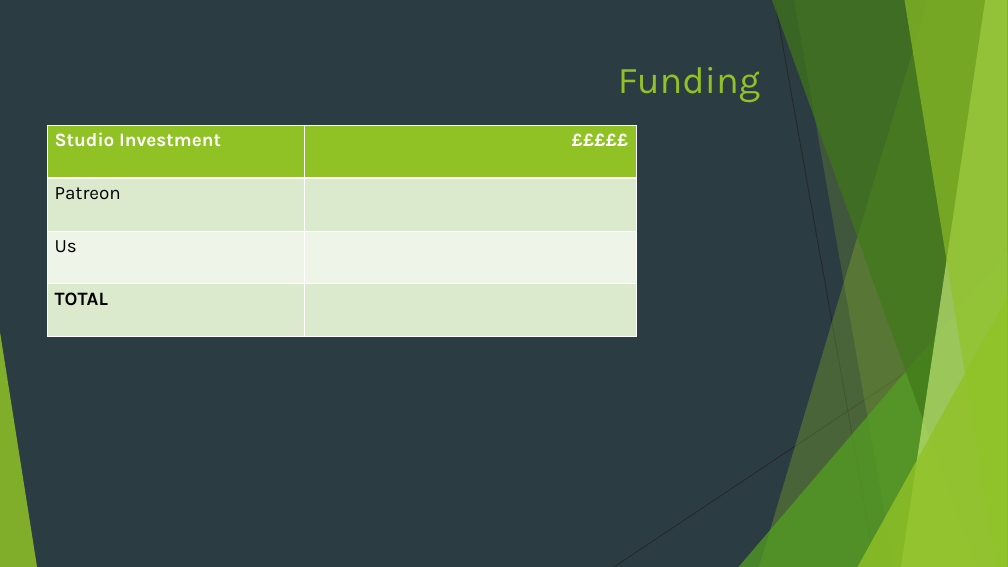
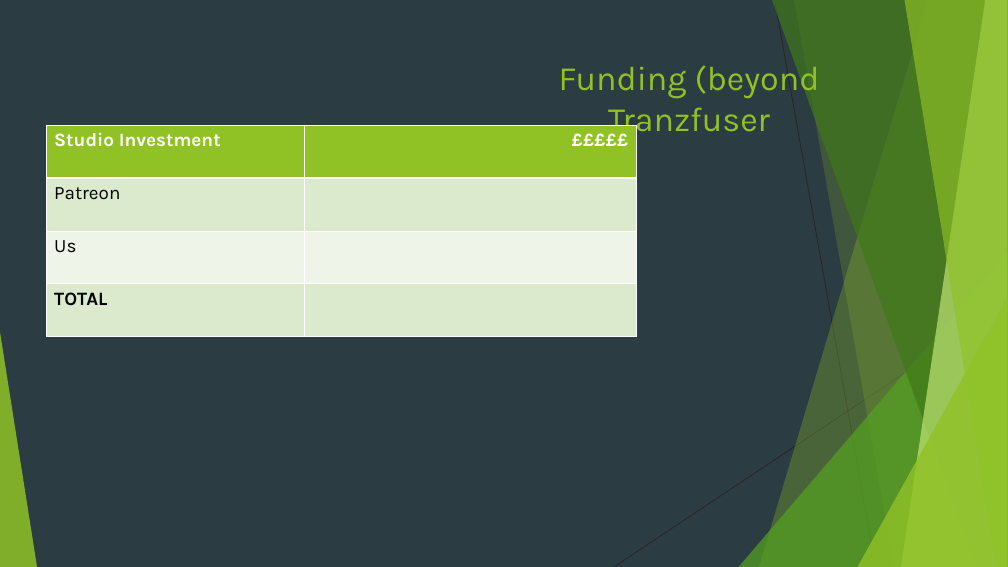
Before and after one commit to Pilokio/Tranzfuser, a slide deck: slide 11 of Virtual Pitch Presentation/Pitch.pptx. Drawn at 1008x567 pixels with LibreOffice and Linux fonts; fonts in the diff are those of the drawing. Boxes give left, top, right and bottom in pixels: in the first picture for what was removed or moved away, otherwise in the second. Text is boxed around its words. In the diff, an @@ line names an element or a change of style, - is before the commit and + after.

```diff
--- a/Virtual Pitch Presentation/Pitch.pptx
+++ b/Virtual Pitch Presentation/Pitch.pptx
@@ title at (x1=559, y1=59, x2=820, y2=139): text changed; size 36 to 32.4 pt @@
-Funding
+Funding (beyond Tranzfuser
```
Also in this commit, not shown: 5 other slides changed, 1 other file.
